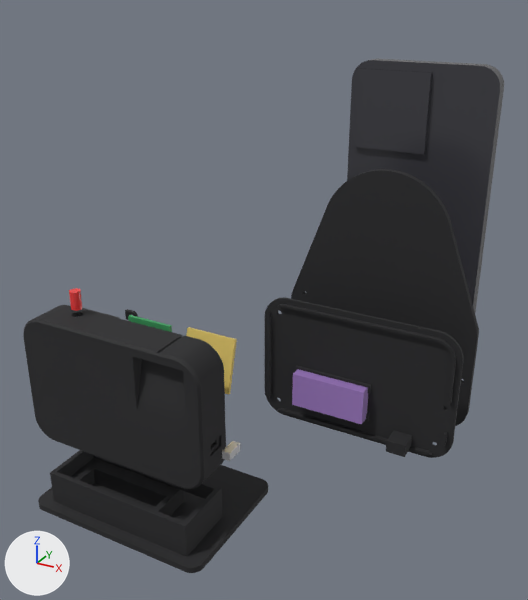
An edit to the Blender file launchmon-hw/cad/blender/ground_radar_unit.blend, drawn before and after from the same camera.
One viewpoint serves both versions: a camera (50 mm lens) standing at (240.0, -208.0, 202.0) and looking at (98.0, 50.0, 73.0). Lighting does not change. The marker at lower left points along +X, +Y and +Z. The picture after the commit comes second. Both versions are drawn at frame 60 of the action 'MagSafe magnet ringAction'; the numbers are the values there.

In view in the first picture: 'BGT24LTR11 radar module', 'Lid', 'MT3608 boost (on lid)', 'MagSafe phone mount', 'Phone (stand-in, 147.6 mm)', 'Shell', 'Stand' and 5 more.
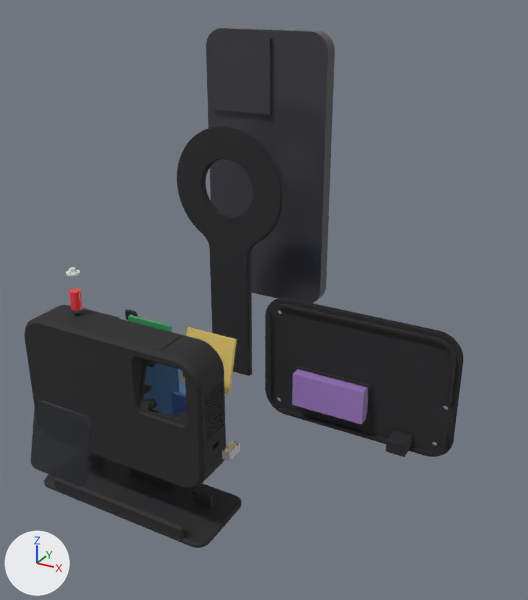
Diff of the bpy script that builds the scene:
```diff
--- a/launchmon-hw/cad/blender/ground_radar_unit.blend.py
+++ b/launchmon-hw/cad/blender/ground_radar_unit.blend.py
@@ me_shell @@
-me_shell.from_pydata(...)  # 4306 vertices, 8624 faces; spans x 0.0..96.0, y 0.0..18.6, z 0.0..64.0
+me_shell.from_pydata(...)  # 5670 vertices, 11360 faces; spans x 0.0..96.0, y 0.0..18.6, z 0.0..64.0
+# me_shell part 1: 795 vertices moved within x 0.0..96.0, y 0.0..18.6, z 0.5..63.5; 667 vertices removed from x 0.0..96.0, y 0.0..18.6, z 0.0..64.0; 2031 vertices added at x 0.0..96.0, y 0.0..17.4, z 0.0..64.0
 me_shell.materials.append(mat_matte_black)
@@ me_phone__stand_in__147_6_mm @@
-me_phone__stand_in__147_6_mm.from_pydata(...)  # 144 vertices, 284 faces; spans x 12.2..83.8, y 23.5..33.8, z 18.2..165.8
+me_phone__stand_in__147_6_mm.from_pydata(...)  # 144 vertices, 284 faces; spans x 12.2..83.8, y 23.8..34.1, z 30.2..177.8
+# me_phone__stand_in__147_6_mm part 2: the whole mesh is moved by (0.0, 0.3, 12.0)
 me_phone__stand_in__147_6_mm.materials.append(mat_phone)
@@ ob_stand @@
-ob_stand = bpy.data.objects.new('Stand', me_stand)
@@ ob_magsafe_phone_mount @@
-ob_magsafe_phone_mount = bpy.data.objects.new('MagSafe phone mount', me_magsafe_phone_mount)
@@ ob_phone__stand_in__147_6_mm @@
 ob_phone__stand_in__147_6_mm = bpy.data.objects.new('Phone (stand-in, 147.6 mm)', me_phone__stand_in__147_6_mm)
-ob_phone__stand_in__147_6_mm.location = (85.0, 115.0, 0.0)
+ob_phone__stand_in__147_6_mm.location = (0.0, 115.0, 0.0)
@@ ob_dock_stem @@
+ob_dock_stem = bpy.data.objects.new('Dock stem', me_dock_stem)  # 5164 vertices, 10328 faces; spans x 16.8..79.2, y 21.3..25.3, z -1.6..135.2; in mat_matte_black (black #242427)
+ob_dock_stem.location = (0.0, 80.0, 0.0)
@@ ob_dock_base @@
+ob_dock_base = bpy.data.objects.new('Dock base', me_dock_base)  # 1094 vertices, 2192 faces; spans x 0.0..96.0, y -2.7..35.3, z -2.4..10.0; in mat_matte_black (black #242427)
+ob_dock_base.location = (0.0, 0.0, -25.0)
@@ ob_light_pipe @@
+ob_light_pipe = bpy.data.objects.new('Light pipe', me_light_pipe)  # 256 vertices, 508 faces; spans x 19.75..25.75, y 10.0..16.0, z 61.6..64.0; in mat_natural_petg (white #edefec)
+ob_light_pipe.location = (0.0, 0.0, 22.0)
@@ ob_radome @@
+ob_radome = bpy.data.objects.new('Radome', me_radome)  # 136 vertices, 268 faces; spans x 63.6..88.6, y 0.0..7.5, z 32.9..57.4; in mat_smoked_radome (black #27292d)
+ob_radome.location = (0.0, -60.0, 10.0)
```

Changed parts and their boxes (x1, y1, x2, y2) in the pictures (528 x 600 px):
'Phone (stand-in, 147.6 mm)', moved
    before: (347, 59, 504, 312)
    after: (206, 27, 335, 303)
'Shell', reshaped
    before: (23, 305, 226, 489)
    after: (24, 305, 226, 488)
'MagSafe phone mount', deleted (black)
    before: (291, 169, 479, 426)
'Stand', deleted (black)
    before: (38, 450, 268, 573)
'Dock stem', added (black)
    after: (177, 125, 285, 376)
'Dock base', added (black)
    after: (44, 453, 241, 548)
'Radome', added
    after: (31, 401, 92, 486)
'Light pipe', added
    after: (66, 267, 80, 276)
'LiPo 1500 mAh', unchanged, uncovered by the edit
    after: (144, 363, 186, 416)
